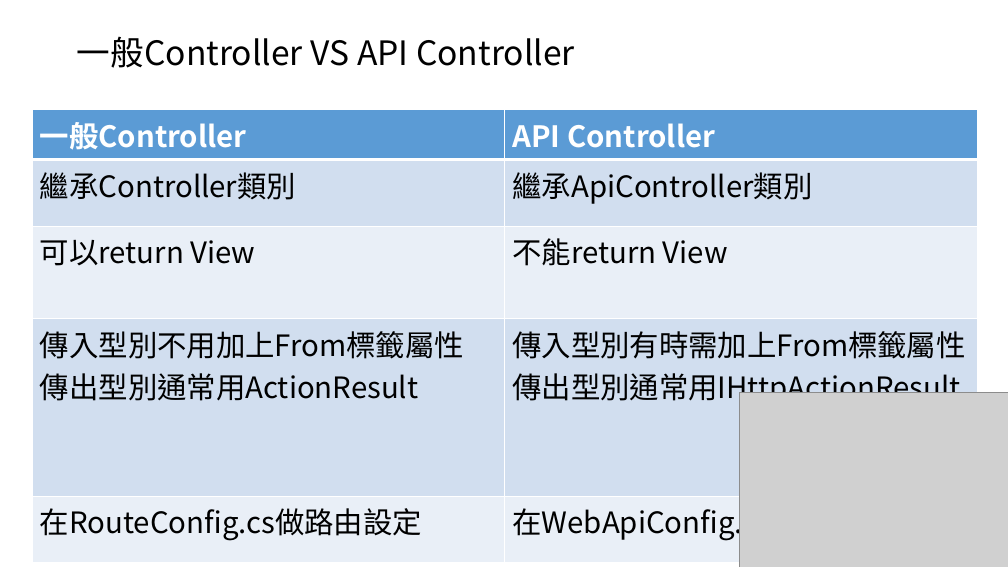
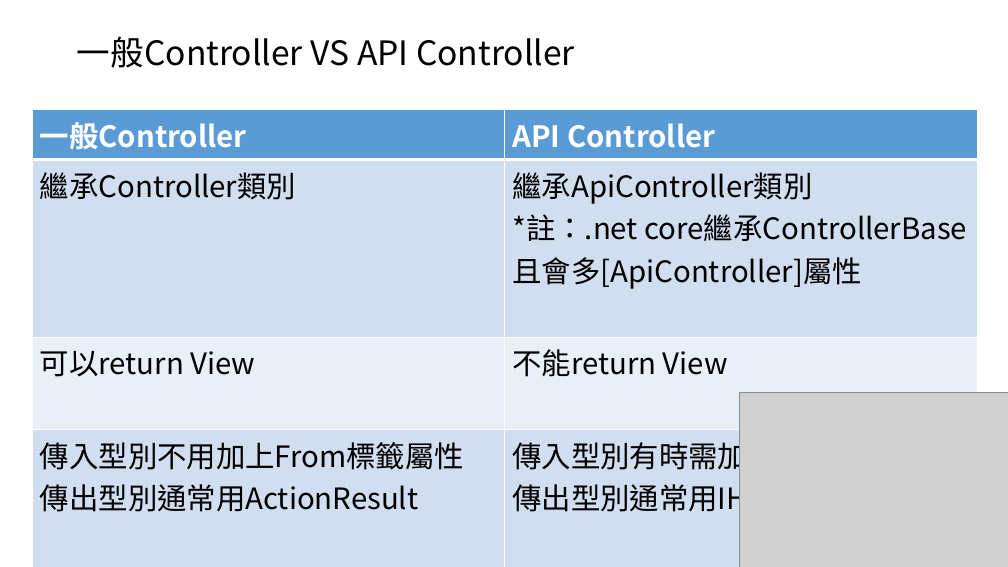
Before and after one commit to HueiYou/WebApiPractice, a slide deck: slide 25 of Web API教學與實做.pptx (slide 24 before the commit). Drawn at 1008x567 pixels with LibreOffice and Linux fonts; fonts in the diff are those of the drawing; grey boxes stand for pictures. Boxes give left, top, right and bottom in pixels: in the first picture for what was removed or moved away, otherwise in the second. Text is boxed around its words. In the diff, an @@ line names an element or a change of style, - is before the commit and + after.

```diff
--- a/Web API教學與實做.pptx
+++ b/Web API教學與實做.pptx
@@ table at (x1=33, y1=110, x2=978, y2=524) @@
-row 2, column 2: 繼承ApiController類別
+row 2, column 2: 繼承ApiController類別 / *註：.net core繼承ControllerBase且會多[ApiController]屬性
```
Also in this commit, not shown: 6 other slides changed, 1 slide added.
